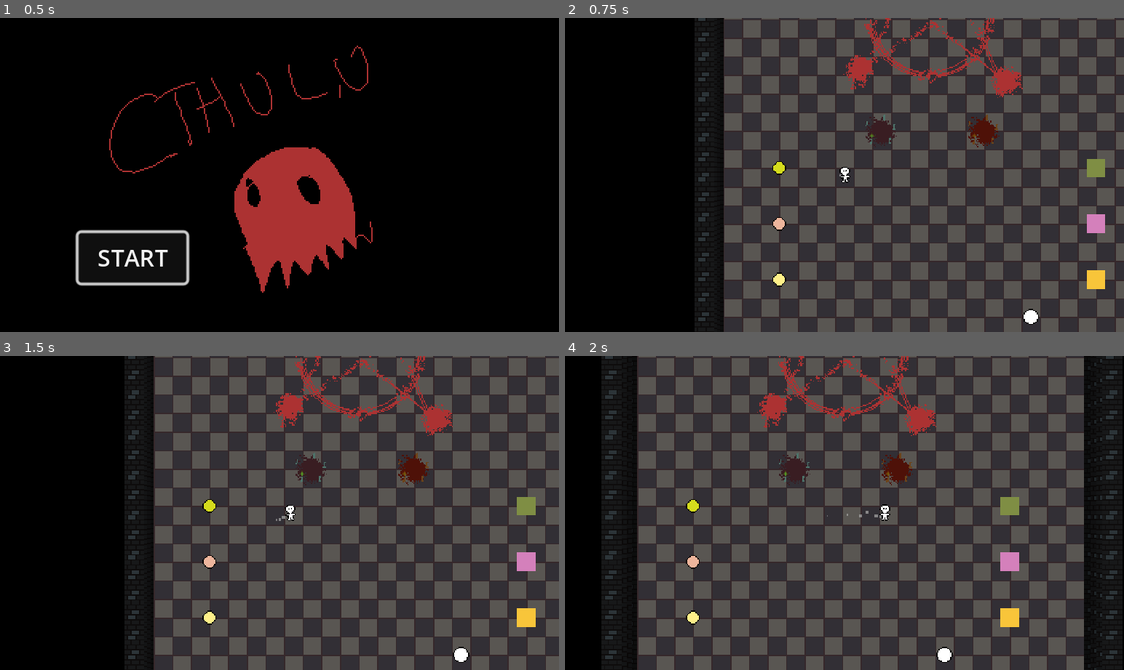
Above: before the commit, frames 1-4 (two rows, left to right).
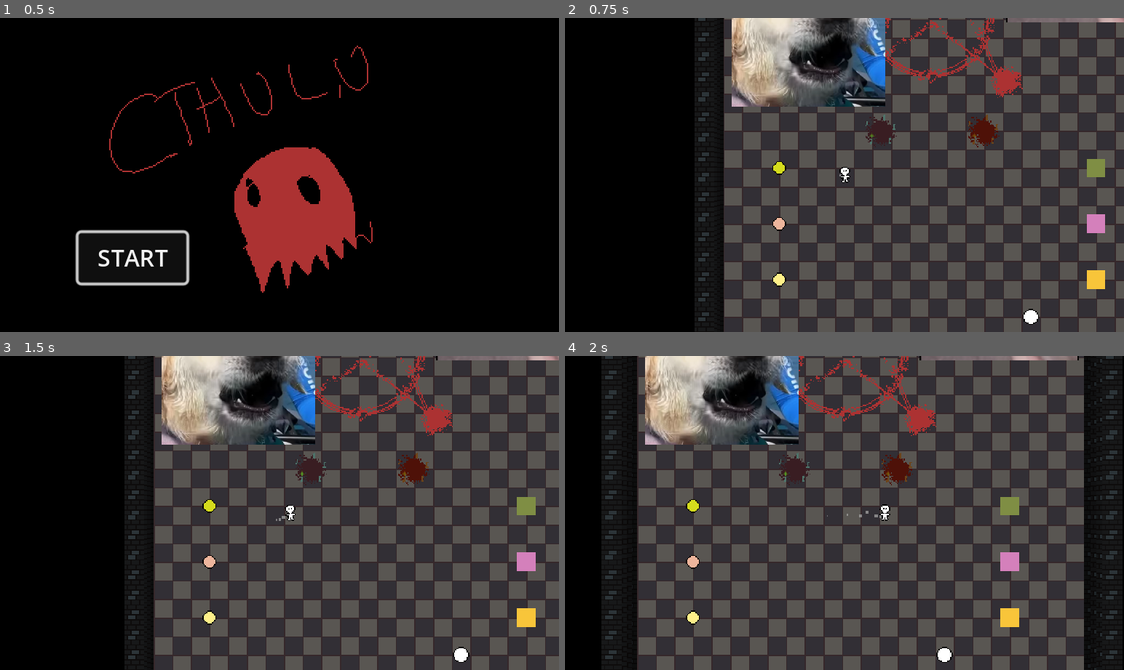
Above: after the commit, the same moments.

Repository: Allov/ld55
Game: Godot game, scene res://scenes/main.tscn
Two runs of this game, one before a commit and one after it. Both use one fixed random seed, a clock stepped at 60 frames per second and the inputs below. The engine's default icon, where the game draws it, is replaced by a stand-in: a white triangle on a blue panel in a dark square.
Inputs:
- Up to frame 1 (0.5 s): no input
- Up to frame 2 (0.75 s): click "START" at 0.5 s
- Up to frame 3 (1.5 s): tap Enter at 1.25 s; hold D (move_right) from 1.28 s (still down); hold E (action) from 1.28 s (still down)
- Up to frame 4 (2 s): keep holding D (move_right); keep holding E (action)

Frame 1 is identical in both runs. In frame 2, 6.9% of the frame differs, in the area x 29-100%, y 0-29%; in frame 3, 6.9%; in frame 4, 7.0%, in the area x 14-92%, y 0-29%.

Commit message:
Enemy spawns ingrediant

Diff:
--- a/scenes/fridge.tscn
+++ b/scenes/fridge.tscn
@@ -1,9 +1,17 @@
-[gd_scene load_steps=2 format=3 uid="uid://d3ijvg2j6cpda"]
+[gd_scene load_steps=4 format=3 uid="uid://d3ijvg2j6cpda"]
 
 [ext_resource type="Texture2D" uid="uid://cihsr10066tvu" path="res://assets/summoning-circle.png" id="1_t8xht"]
+[ext_resource type="PackedScene" uid="uid://byphuqq7bbdpu" path="res://scenes/guards/guard1.tscn" id="2_fbux8"]
+[ext_resource type="PackedScene" uid="uid://dax2c82gpwk0b" path="res://scenes/enemies/enemy1.tscn" id="3_tr7qo"]
 
 [node name="Fridge" type="Node2D"]
 
 [node name="Summoning-circle" type="Sprite2D" parent="."]
 position = Vector2(179, 137)
 texture = ExtResource("1_t8xht")
+
+[node name="Guard" parent="." instance=ExtResource("2_fbux8")]
+position = Vector2(73, 147)
+
+[node name="Enemy" parent="." instance=ExtResource("3_tr7qo")]
+position = Vector2(311, 72)
--- a/scripts/enemy.gd
+++ b/scripts/enemy.gd
@@ -47,6 +47,5 @@
 	for ingredient in ingredients_array:
 		var instance = ingredient.instantiate()
 		restaurant.call_deferred("add_child", instance)
-		instance.global_position = global_position
-		instance.apply_force(Vector2(100, 100))
+		instance.move_body(global_position)
 	is_dead = true
--- a/scripts/ingredient.gd
+++ b/scripts/ingredient.gd
@@ -11,10 +11,12 @@
 var cooking = false
 var cooked = false
 var meal = false
+var moveVector: Vector2
+var reset_state = false
 
-# Called when the node enters the scene tree for the first time.
-func _ready():
-	pass # Replace with function body.
+func move_body(targetPos: Vector2):
+	moveVector = targetPos
+	reset_state = true
 
 func cook():
 	cooking = true
@@ -41,10 +43,6 @@
 	print("Stopped following: ", node_to_follow)
 	node_to_follow = null
 
-# Called every frame. 'delta' is the elapsed time since the previous frame.
-func _process(delta):
-	pass
-
 func _integrate_forces(state):
 	if just_dropped:
 		just_dropped = false
@@ -56,3 +54,7 @@
 		state.apply_central_force(Vector2.ZERO)
 		state.apply_torque(0)
 		state.transform = node_to_follow.global_transform
+
+	if reset_state:
+		state.transform = Transform2D(0.0, moveVector)
+		reset_state = false
